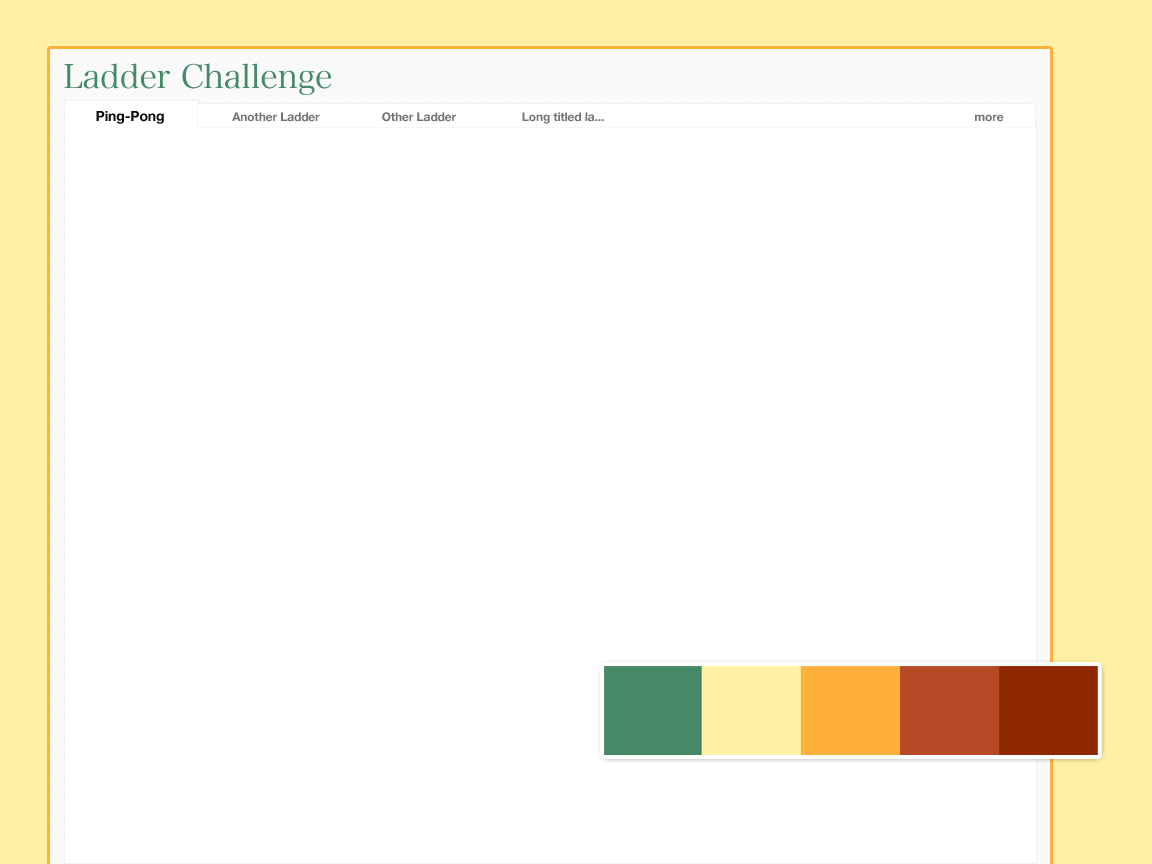
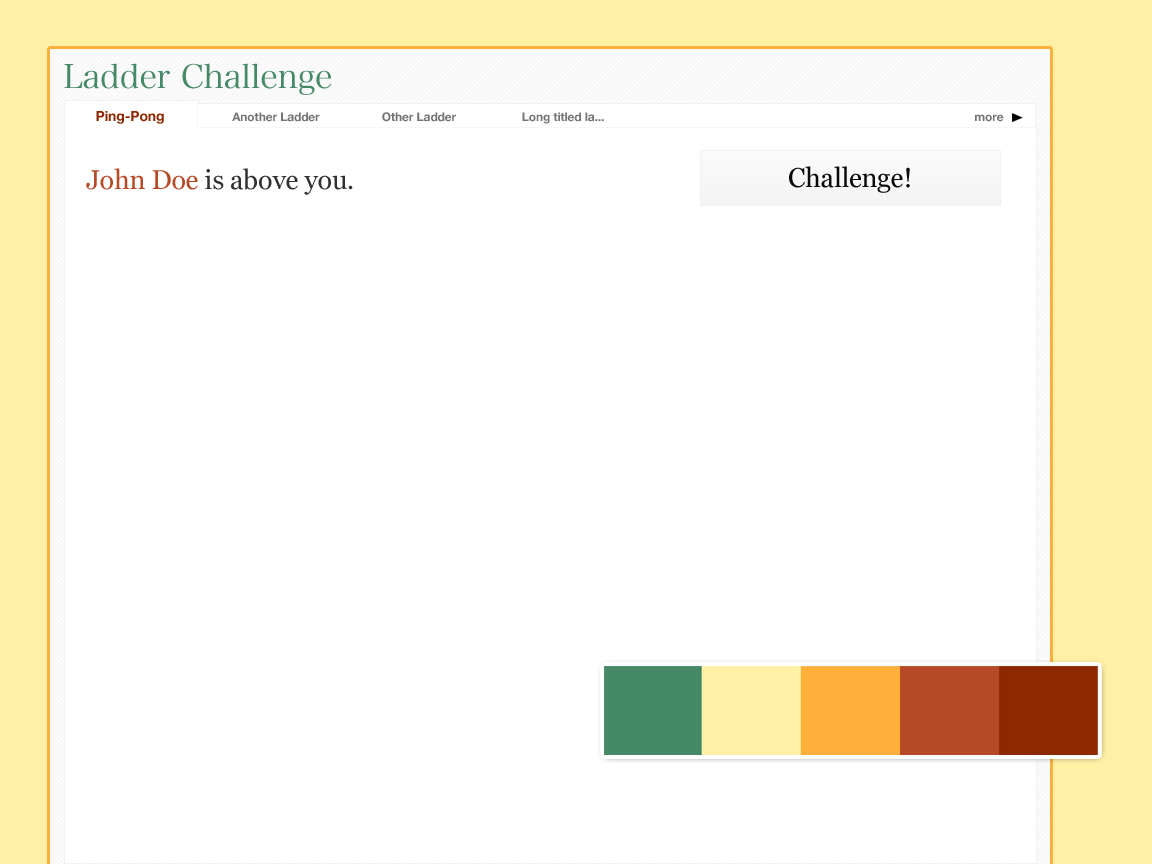
Before/after of a 1152 × 864 layered artwork. What changed in the layer stack:
added layer "Layer 2" in group "Navigation" over [1012, 113, 1023, 122]
painted on "Ping-Pong" over [96, 111, 164, 124]
added layer "Challenge!" in group "Content" over [789, 166, 910, 193]
added layer "John Doe is above you." in group "Content" over [86, 168, 353, 195]
added layer "Layer 3" in group "Content" over [701, 151, 1000, 205]
